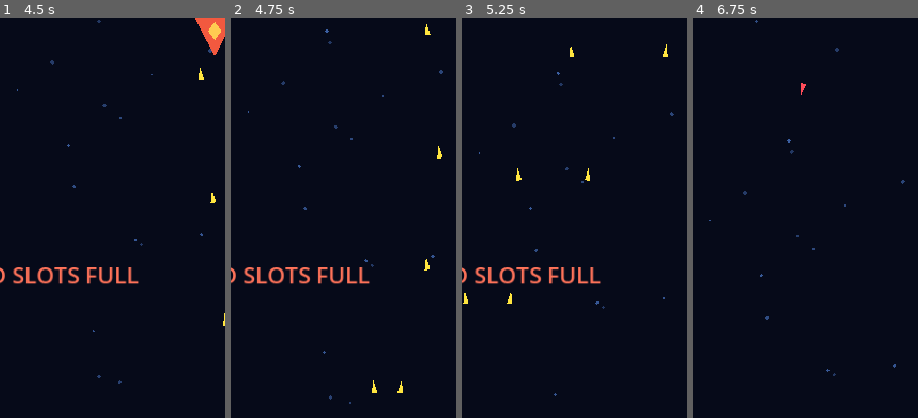
Above: before the commit, frames 1-4 (left to right).
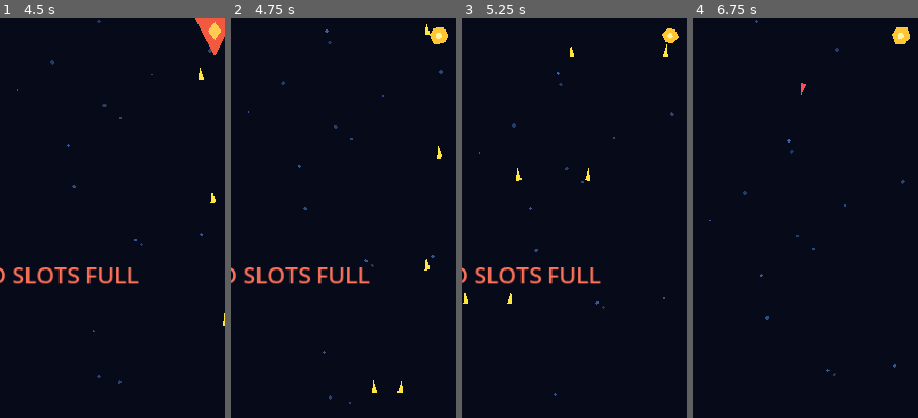
Above: after the commit, the same moments.

Repository: Gonz007/Bullet-Rogue
Game: Godot game, scene res://scenes/MainMenu.tscn
Same seed, same stepped clock (60 frames per second), same inputs: the game is played once before the commit and once after it.
Inputs:
- Up to frame 1 (4.5 s): click "PLAY" at 0.5 s; tap Enter (ui_accept) at 1.25, 1.52, 2.27, 3.77 s; hold D (move_right) 1.28-2.03 s; tap R at 1.35 s; hold A (move_left) 2.03-2.78 s; tap 1 at 2.1 s; hold D (move_right) 2.78-4.28 s; tap 2 at 2.85 s; tap 3 at 3.6 s; hold A (move_left) from 4.28 s (still down); tap 4 at 4.35 s
- Up to frame 2 (4.75 s): keep holding A (move_left); tap Enter (ui_accept) at 4.52 s
- Up to frame 3 (5.25 s): keep holding A (move_left); tap 5 at 5.1 s
- Up to frame 4 (6.75 s): tap Enter (ui_accept) at 5.27 s; tap T at 5.85 s; release A (move_left) at 6.5 s; click "SKIP / CONTINUE" at 6.5 s
The pictures show only the part of the screen within x 40-90%, y 16-66%; the shares and areas given below are measured in that part.

Frame 1 is identical in both runs. In frame 2, 0.3% of the frame differs, in the area x 88-97%, y 2-7%; in frame 3, 0.2%; in frame 4, 0.3%.

Commit message:
Add persistent coin drops and pickups

Diff:
--- a/scenes/Burst.tscn
+++ b/scenes/Burst.tscn
@@ -2,6 +2,7 @@
 
 [ext_resource type="Script" path="res://scripts/enemies/burst.gd" id="1_burst"]
 [ext_resource type="PackedScene" path="res://scenes/Projectile.tscn" id="2_projectile"]
+[ext_resource type="PackedScene" path="res://scenes/CoinPickup.tscn" id="3_coin"]
 
 [sub_resource type="CircleShape2D" id="1_shape"]
 radius = 22.0
@@ -13,6 +14,8 @@
 projectile_scene = ExtResource("2_projectile")
 max_health = 9
 experience_value = 4
+coin_drop_chance = 0.15
+coin_pickup_scene = ExtResource("3_coin")
 
 [node name="Body" type="Polygon2D" parent="."]
 polygon = PackedVector2Array(0, -30, 25, -10, 20, 24, 0, 30, -20, 24, -25, -10)
--- a/scenes/Chaser.tscn
+++ b/scenes/Chaser.tscn
@@ -1,6 +1,7 @@
 [gd_scene load_steps=4 format=3]
 
 [ext_resource type="Script" path="res://scripts/enemies/chaser.gd" id="1_chaser"]
+[ext_resource type="PackedScene" path="res://scenes/CoinPickup.tscn" id="2_coin"]
 
 [sub_resource type="CircleShape2D" id="1_shape"]
 radius = 19.0
@@ -14,6 +15,7 @@
 script = ExtResource("1_chaser")
 max_health = 5
 experience_value = 2
+coin_pickup_scene = ExtResource("2_coin")
 
 [node name="Body" type="Polygon2D" parent="."]
 polygon = PackedVector2Array(0, 25, 22, -17, 0, -27, -22, -17)
--- /dev/null
+++ b/scenes/CoinPickup.tscn
@@ -0,0 +1,22 @@
+[gd_scene load_steps=3 format=3]
+
+[ext_resource type="Script" path="res://scripts/coin_pickup.gd" id="1"]
+
+[sub_resource type="CircleShape2D" id="1_shape"]
+radius = 10.0
+
+[node name="CoinPickup" type="Area2D"]
+collision_layer = 16
+collision_mask = 1
+script = ExtResource("1")
+
+[node name="Visual" type="Polygon2D" parent="."]
+polygon = PackedVector2Array(0, -10, 8, -4, 8, 4, 0, 10, -8, 4, -8, -4)
+color = Color(1, 0.78, 0.2, 1)
+
+[node name="Core" type="Polygon2D" parent="Visual"]
+polygon = PackedVector2Array(0, -4, 4, 0, 0, 4, -4, 0)
+color = Color(1, 0.96, 0.65, 1)
+
+[node name="CollisionShape2D" type="CollisionShape2D" parent="."]
+shape = SubResource("1_shape")
--- a/scenes/Shooter.tscn
+++ b/scenes/Shooter.tscn
@@ -2,6 +2,7 @@
 
 [ext_resource type="Script" path="res://scripts/enemies/shooter.gd" id="1_shooter"]
 [ext_resource type="PackedScene" path="res://scenes/Projectile.tscn" id="2_projectile"]
+[ext_resource type="PackedScene" path="res://scenes/CoinPickup.tscn" id="3_coin"]
 
 [sub_resource type="CircleShape2D" id="1_shape"]
 radius = 20.0
@@ -13,6 +14,8 @@
 projectile_scene = ExtResource("2_projectile")
 max_health = 7
 experience_value = 3
+coin_drop_chance = 0.1
+coin_pickup_scene = ExtResource("3_coin")
 
 [node name="Body" type="Polygon2D" parent="."]
 polygon = PackedVector2Array(-24, -13, 0, -27, 24, -13, 16, 22, -16, 22)
--- a/scenes/Turret.tscn
+++ b/scenes/Turret.tscn
@@ -2,6 +2,7 @@
 
 [ext_resource type="Script" path="res://scripts/enemies/turret.gd" id="1_turret"]
 [ext_resource type="PackedScene" path="res://scenes/Projectile.tscn" id="2_projectile"]
+[ext_resource type="PackedScene" path="res://scenes/CoinPickup.tscn" id="3_coin"]
 
 [sub_resource type="CircleShape2D" id="1_shape"]
 radius = 24.0
@@ -13,6 +14,8 @@
 projectile_scene = ExtResource("2_projectile")
 max_health = 8
 experience_value = 4
+coin_drop_chance = 0.15
+coin_pickup_scene = ExtResource("3_coin")
 
 [node name="Body" type="Polygon2D" parent="."]
 polygon = PackedVector2Array(-28, -17, 28, -17, 22, 22, -22, 22)
--- /dev/null
+++ b/scripts/coin_pickup.gd
@@ -0,0 +1,32 @@
+class_name CoinPickup
+extends Area2D
+
+@export var amount := 1
+@export var magnet_radius := 95.0
+@export var magnet_speed := 360.0
+
+var _pulse_time := 0.0
+var _collected := false
+
+
+func _ready() -> void:
+	body_entered.connect(_on_body_entered)
+
+
+func _process(delta: float) -> void:
+	_pulse_time += delta
+	rotation += delta * 2.5
+	var pulse := 1.0 + sin(_pulse_time * 5.0) * 0.12
+	$Visual.scale = Vector2.ONE * pulse
+	var player := get_tree().get_first_node_in_group("player") as Player
+	if player != null and global_position.distance_to(player.global_position) <= magnet_radius:
+		global_position = global_position.move_toward(player.global_position, magnet_speed * delta)
+
+
+func _on_body_entered(body: Node2D) -> void:
+	if _collected or not body is Player:
+		return
+	_collected = true
+	SaveManager.add_coins(amount)
+	CombatEffect.spawn(get_tree().current_scene, global_position, Color(1.0, 0.78, 0.2), 22.0)
+	queue_free()
--- a/scripts/enemy.gd
+++ b/scripts/enemy.gd
@@ -6,6 +6,11 @@
 @export var max_health := 3
 @export var score_value := 1
 @export var experience_value := 2
+@export_category("Permanent Coin Drops")
+@export_range(0.0, 1.0, 0.01) var coin_drop_chance := 0.05
+@export var coin_drop_amount_min := 1
+@export var coin_drop_amount_max := 1
+@export var coin_pickup_scene: PackedScene
 
 var health := 0
 var _is_defeated := false
@@ -23,6 +28,7 @@
 	_flash_hit(damage_info.metadata.get("reflected", false))
 	if health <= 0:
 		_is_defeated = true
+		_try_drop_coins()
 		died.emit(self, damage_info)
 		var color := Color(0.25, 0.95, 1.0) if damage_info.metadata.get("reflected", false) else Color(1.0, 0.55, 0.25)
 		CombatEffect.spawn(get_tree().current_scene, global_position, color, 32.0)
@@ -42,3 +48,12 @@
 	modulate = Color(0.4, 0.95, 1.0) if reflected else Color.WHITE
 	var tween := create_tween()
 	tween.tween_property(self, "modulate", Color.WHITE, 0.1)
+
+
+func _try_drop_coins() -> void:
+	if coin_pickup_scene == null or randf() > coin_drop_chance:
+		return
+	var coin := coin_pickup_scene.instantiate() as CoinPickup
+	coin.global_position = global_position
+	coin.amount = randi_range(coin_drop_amount_min, max(coin_drop_amount_min, coin_drop_amount_max))
+	get_tree().current_scene.add_child(coin)
Not shown, added: scripts/coin_pickup.gd.uid
